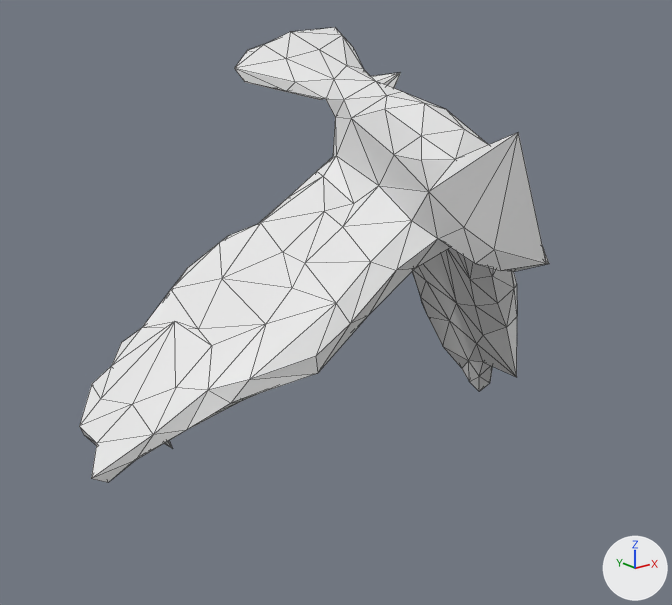
Before and after pictures for a commit that changed the OBJ model mesh_cnn/datasets/random_pertubations/T589.obj.
Camera for both pictures: a 50 mm camera at (-1.534, -1.775, 0.581) aimed at (-0.18, -0.083, -0.096). The axes (+X, +Y, +Z) are drawn at lower right. The lights are the same throughout. Mesh edges are drawn as thin lines. Where no turn or scale is listed for an object, it has been applied to the vertices.

Names of what the first picture shows: 'T589'.
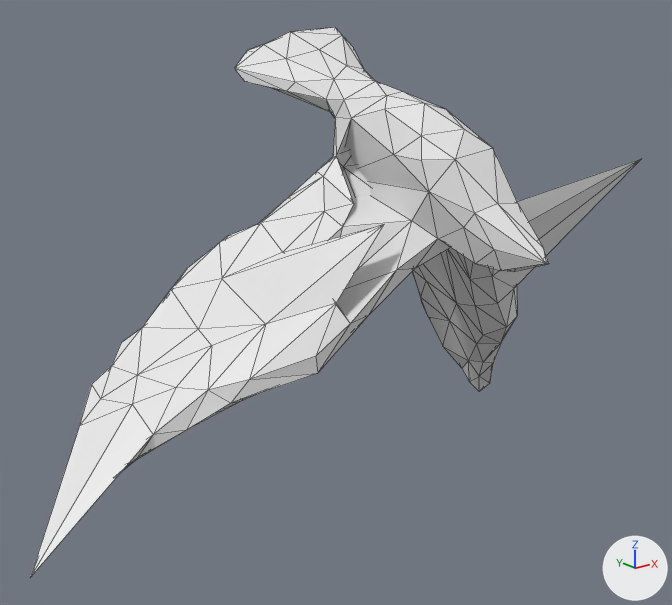
The change in detail:
me_t589 has 252 vertices, 500 faces and spans x -0.781..0.597, y -0.554..0.459, z -0.578..0.536.
me_t589 is used by ob_t589; location (0.0, 0.0, 0.0).
Part 1, on me_t589:
Vertex 147 of me_t589 moves from (-0.066, -0.527, 0.348) at pixel (518, 132) to (-0.042, -0.396, 0.158) at pixel (474, 213).
Vertex 165 of me_t589 moves from (-0.057, -0.095, 0.178) at pixel (378, 185) to (0.031, 0.171, 0.155).
Vertex 185 of me_t589 moves from (-0.179, -0.208, 0.032) at pixel (370, 261) to (-0.209, -0.091, -0.07).
Vertex 206 of me_t589 moves from (-0.319, -0.092, -0.032) at pixel (291, 288) to (-0.167, -0.241, 0.123) at pixel (384, 224).
Vertex 234 of me_t589 moves from (-0.506, 0.132, -0.132) at pixel (174, 321) to (-0.622, 0.114, -0.237) at pixel (137, 375).
Vertex 240 of me_t589 moves from (-0.547, 0.101, -0.446) at pixel (172, 448) to (-0.664, 0.238, -0.294).
Vertex 249 of me_t589 moves from (-0.743, 0.095, -0.369) at pixel (96, 443) to (-0.97, -0.035, -0.563) at pixel (30, 577).
Part 2, on me_t589:
Vertex 43 of me_t589 moves from (0.334, -0.229, -0.375) at pixel (516, 377) to (0.396, -0.112, -0.323) at pixel (500, 343).
Part 3, on me_t589:
Vertex 76 of me_t589 moves from (0.227, -0.264, 0.013) to (0.411, -0.501, 0.247) at pixel (641, 158).
Part 4, on me_t589:
Vertex 155 of me_t589 moves from (0.117, 0.026, 0.432) at pixel (400, 72) to (-0.011, 0.152, 0.331) at pixel (330, 112).

Pixel boxes [x1, y1, x2, y2] of what changed, in the pictures (672 x 605 px; the box of a moved part takes in the faces that stretch with it):
'T589', reshaped (30% wider, 21% taller): before [80, 27, 549, 482]; after [31, 27, 641, 576]
part 1 of me_t589, moved or reshaped: before [80, 118, 546, 478]; after [31, 118, 546, 576]
part 2 of me_t589, moved or reshaped: before [477, 317, 517, 377]; after [477, 318, 516, 362]
part 3 of me_t589, moved or reshaped: before [493, 269, 514, 288]; after [493, 159, 641, 288]
part 4 of me_t589, moved or reshaped: before [275, 72, 401, 100]; after [274, 89, 335, 118]
